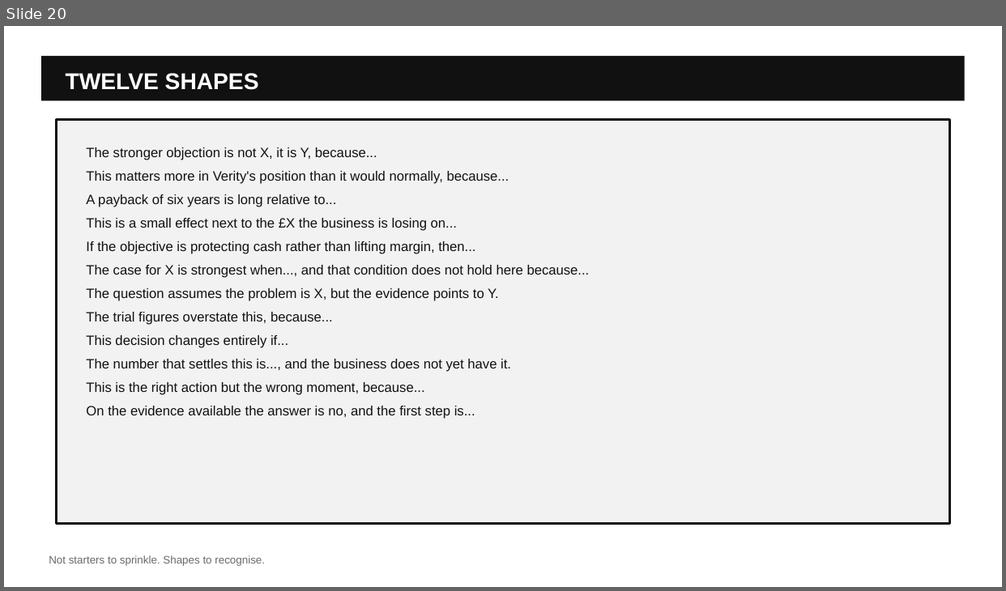
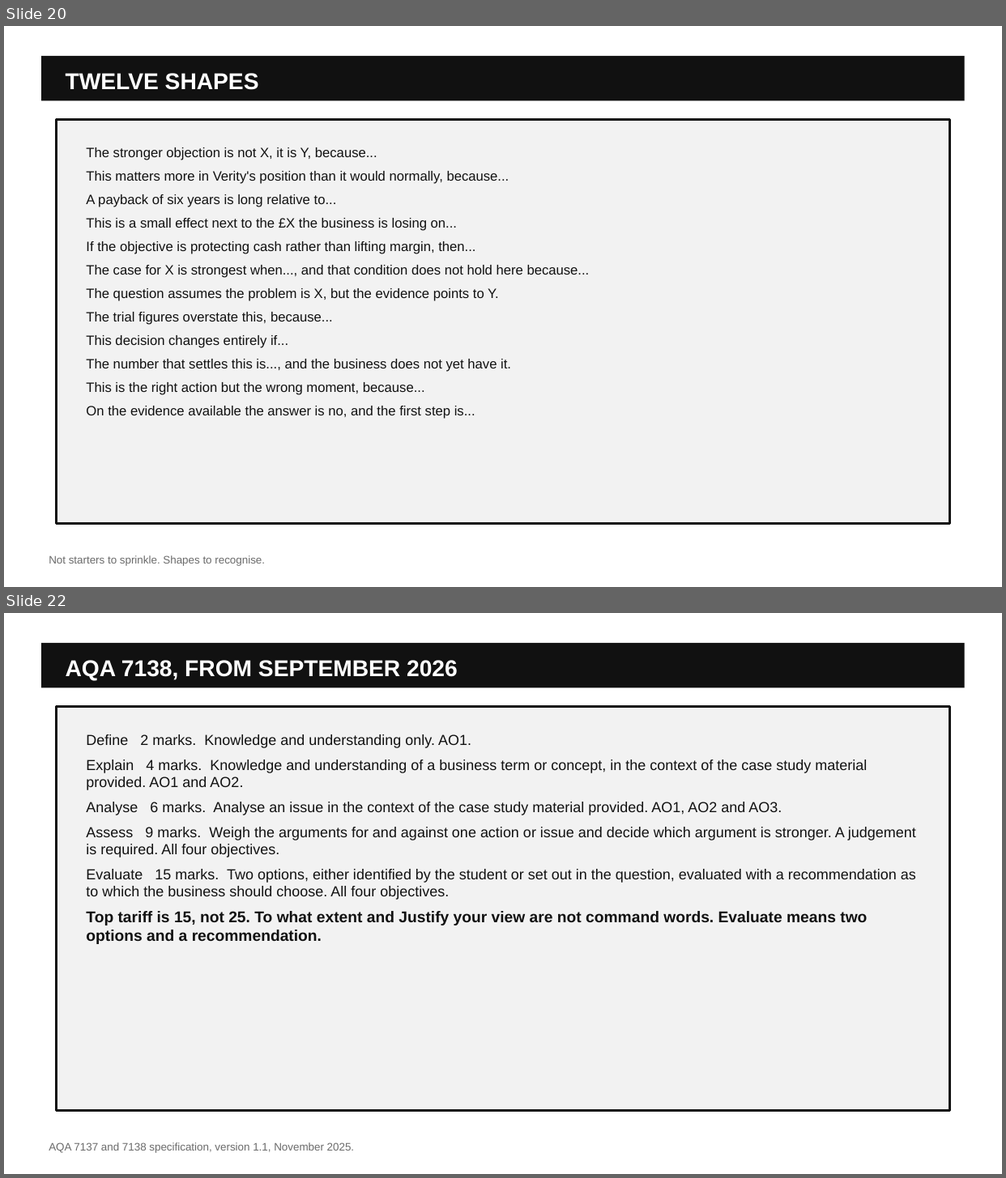
Before and after one commit to sakarilaajoki-afk/thebusiness.school.claude, a slide deck: resources/a-level-business-evaluation-which-sentence-earns-which-mark/A-Level-Business-Evaluation-Which-Sentence-Earns-Which-Mark-Slides.pptx. Shown one above the other, each under a label of ours: slide 20 before the commit, slides 20 and 22 after it; the slides between them are not shown. The pictures are 1006x591 and 1006x1178 pixels, drawn with LibreOffice and Linux fonts; fonts in the diff are those of the drawing. Boxes give left, top, right and bottom in pixels: in the first picture for what was removed or moved away, otherwise in the second. Text is boxed around its words. In the diff, an @@ line names an element or a change of style, - is before the commit and + after.

```diff
--- a/resources/a-level-business-evaluation-which-sentence-earns-which-mark/A-Level-Business-Evaluation-Which-Sentence-Earns-Which-Mark-Slides.pptx
+++ b/resources/a-level-business-evaluation-which-sentence-earns-which-mark/A-Level-Business-Evaluation-Which-Sentence-Earns-Which-Mark-Slides.pptx
@@ slide 22 added at (4,613,1002,1174), background #FFFFFF @@
@@ rectangle added at (41,643,965,688), fill #111111 @@
@@ text added at (66,660,458,680), 22 pt, text #FFFFFF, bold @@
+AQA 7138, FROM SEPTEMBER 2026
@@ rectangle added at (57,707,949,1111), fill #F2F2F2, outline #111111 2 pt @@
@@ text added at (86,735,916,944), 14 pt, text #111111 @@
+Define 2 marks. Knowledge and understanding only. AO1.
+Explain 4 marks. Knowledge and understanding of a business term or concept, in the context of the case study material provided. AO1 and AO2.
+Analyse 6 marks. Analyse an issue in the context of the case study material provided. AO1, AO2 and AO3.
+Assess 9 marks. Weigh the arguments for and against one action or issue and decide which argument is stronger. A judgement is required. All four objectives.
+Evaluate 15 marks. Two options, either identified by the student or set out in the question, evaluated with a recommendation as to which the business should choose. All four objectives.
+Top tariff is 15, not 25. To what extent and Justify your view are not command words. Evaluate means two options and a recommendation.
@@ text added at (49,1143,355,1153), 10.5 pt, text #6B6B6B @@
+AQA 7137 and 7138 specification, version 1.1, November 2025.
```
Also in this commit, not shown: 9 slides changed, 18 other files.
